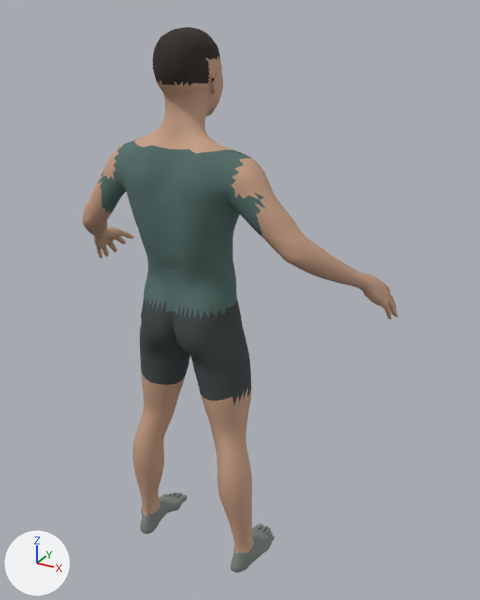
Renders of the glTF model public/models/fitness-athlete.glb from each side of a commit.
The view is the same before and after, from a 50 mm camera at (1.205, -1.799, 2.074) aimed at (0.09, 0.229, 1.06). Every picture has the same lights, and +X, +Y and +Z are marked at lower left. The first picture is the older version. Vertices at exactly the same position are counted once.

In view in the first picture: 'ContinuousHumanMesh'.
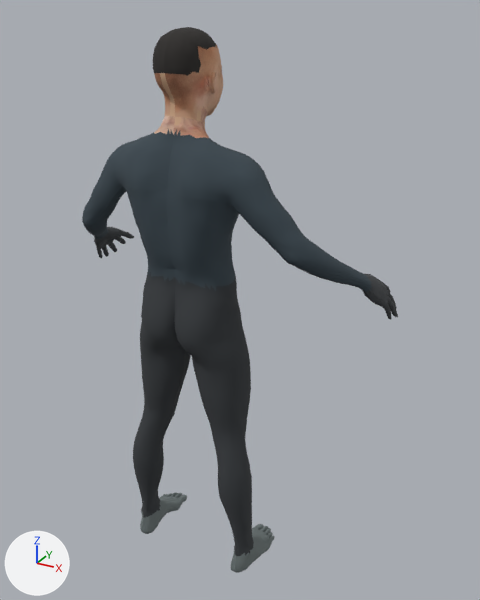
What differs and where, as boxes (x1, y1, x2, y2) in the pictures (480 x 600 px; the box of a moved part takes in the faces that stretch with it):
part 1 of me_mesh_0, moved or reshaped: before (129, 188, 217, 347); after (130, 189, 217, 347)
part 2 of me_mesh_0, moved or reshaped: before (95, 225, 109, 239); after (95, 225, 112, 239)
part 3 of me_mesh_0, moved or reshaped: (336, 279, 356, 285) in both
part 4 of me_mesh_0, recoloured: (154, 56, 221, 138) in both
part 5 of me_mesh_0, recoloured: (82, 129, 372, 292) in both
part 6 of me_mesh_0, recoloured (beige to dark grey): (133, 375, 254, 553) in both
part 7 of me_mesh_0, recoloured: (94, 227, 398, 319) in both
part 8 of me_mesh_0, recoloured (greyish cyan to dark blue): (99, 140, 265, 289) in both
part 9 of me_mesh_0, recoloured (greyish cyan to dark grey): (143, 272, 237, 318) in both
part 10 of me_mesh_0, edited (looks the same): (142, 299, 250, 401) in both
part 11 of me_mesh_0, recoloured: (143, 508, 253, 556) in both
part 12 of me_mesh_0, recoloured: (140, 492, 275, 573) in both
part 13 of me_mesh_0, recoloured (dark grey to brown): (154, 46, 220, 86) in both

The change in detail:
Picture 'fitness-skin.png' (img_fitness_skin_png) is new.
Material 'midnight-compression-top' (mat_midnight_compression_top) is new.
Its base color is (0.043, 0.064, 0.08) (dark blue #3a4850).
Its roughness is 0.94.
Material 'textured-skin' (mat_textured_skin) is new.
Its texture is img_fitness_skin_png.
Its roughness is 0.82.
Material 'textured-crop' (mat_textured_crop) is new.
Its base color is (0.028, 0.025, 0.023) (black #2f2c2a).
Its roughness is 1.0.
Material 'charcoal-training-pants' (mat_charcoal_training_pants) is new.
Its base color is (0.038, 0.043, 0.048) (dark grey #373a3e).
Its roughness is 0.96.
Material 'training-sneakers' (mat_training_sneakers) is new.
Its base color is (0.15, 0.18, 0.18) (grey #6c7676).
Its roughness is 0.85.
Material 'lifting-gloves' (mat_lifting_gloves) is new.
Its base color is (0.055, 0.06, 0.065) (dark grey #424548).
Its roughness is 0.95.
me_mesh_0 has 13380 vertices, 26756 faces and spans x -0.66..0.66, y -0.12..0.43, z 0.0..2.02.
me_mesh_0 is used by ob_continuoushumanmesh; location (0.0, 0.0, 0.0).
me_mesh_0 part 1: 105 vertices moved within x -0.15..0.15, y -0.11..0.18, z 0.97..1.9; 77 vertices removed from x -0.16..0.16, y -0.09..0.15, z 0.96..1.49; 77 vertices added at x -0.15..0.15, y -0.08..0.15, z 0.96..1.48.
me_mesh_0 part 2: 6 vertices moved within x -0.55..-0.43, y 0.07..0.25, z 1.21..1.29; 8 vertices removed from x -0.56..-0.4, y 0.06..0.24, z 1.21..1.32; 8 vertices added at x -0.56..-0.4, y 0.06..0.24, z 1.21..1.31.
me_mesh_0 part 3: 6 vertices moved within x 0.43..0.55, y 0.07..0.25, z 1.21..1.29; 8 vertices removed from x 0.4..0.56, y 0.06..0.24, z 1.21..1.32; 8 vertices added at x 0.4..0.56, y 0.06..0.24, z 1.21..1.31.
me_mesh_0 part 4: 7794 faces spanning x -0.11..0.11, y -0.06..0.19, z 1.67..1.94 switch from mat_skin (beige #c8a085) to mat_textured_skin (picture img_fitness_skin_png).
me_mesh_0 part 5: 1764 faces spanning x -0.6..0.6, y -0.07..0.25, z 1.2..1.73 switch from mat_skin (beige #c8a085) to mat_midnight_compression_top (dark blue #3a4850).
me_mesh_0 part 6: 1478 faces spanning x -0.27..0.27, y -0.08..0.13, z 0.09..0.82 switch from mat_skin (beige #c8a085) to mat_charcoal_training_pants (dark grey #373a3e).
me_mesh_0 part 7: 6352 faces spanning x -0.66..0.66, y 0.21..0.43, z 1.06..1.25 switch from mat_skin (beige #c8a085) to mat_lifting_gloves (dark grey #424548).
me_mesh_0 part 8: 2204 faces spanning x -0.33..0.33, y -0.12..0.16, z 1.2..1.68 switch from mat_training_shirt (greyish cyan #556f6a) to mat_midnight_compression_top (dark blue #3a4850).
me_mesh_0 part 9: 376 faces spanning x -0.18..0.18, y -0.1..0.15, z 1.11..1.27 switch from mat_training_shirt (greyish cyan #556f6a) to mat_charcoal_training_pants (dark grey #373a3e).
me_mesh_0 part 10: 1114 faces spanning x -0.22..0.22, y -0.11..0.14, z 0.76..1.16 switch from mat_training_shorts (dark grey #42484a) to mat_charcoal_training_pants (dark grey #373a3e).
me_mesh_0 part 11: 20 faces spanning x -0.26..0.26, y -0.05..0.03, z 0.08..0.11 switch from mat_training_shoes (grey #7e8681) to mat_charcoal_training_pants (dark grey #373a3e).
me_mesh_0 part 12: 4236 faces spanning x -0.29..0.29, y -0.07..0.23, z 0.0..0.11 switch from mat_training_shoes (grey #7e8681) to mat_training_sneakers (grey #6c7676).
me_mesh_0 part 13: 278 faces spanning x -0.11..0.11, y -0.07..0.18, z 1.86..1.97 switch from mat_buzz_cut (dark grey #352c28) to mat_textured_skin (picture img_fitness_skin_png).
me_mesh_0 gains material mat_textured_crop (black #2f2c2a).
